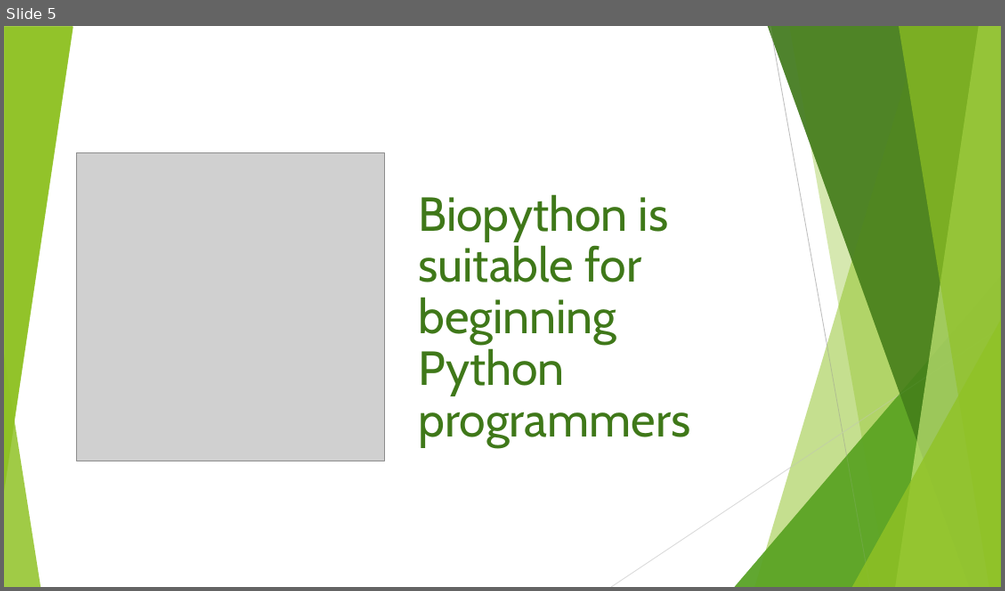
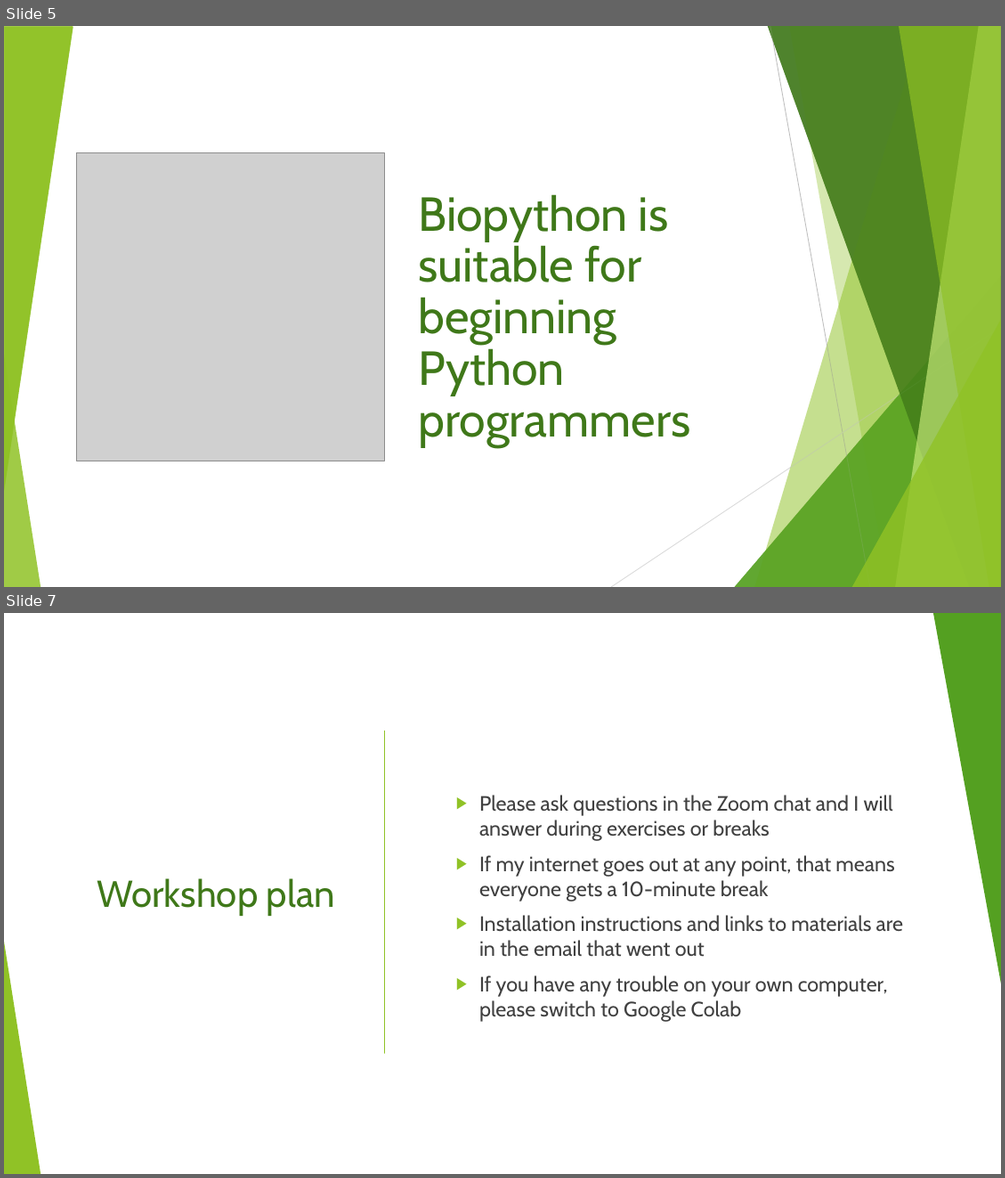
Before and after one commit to aGitHasNoName/Biopython, a slide deck: slides.pptx. Shown one above the other, each under a label of ours: slide 5 before the commit, slides 5 and 7 after it; the slides between them are not shown. The pictures are 1005x591 and 1005x1178 pixels, drawn with LibreOffice and Linux fonts; fonts in the diff are those of the drawing; grey boxes stand for pictures. Boxes give left, top, right and bottom in pixels: in the first picture for what was removed or moved away, otherwise in the second. Text is boxed around its words. In the diff, an @@ line names an element or a change of style, - is before the commit and + after.

```diff
--- a/slides.pptx
+++ b/slides.pptx
@@ slide 7 added at [4,613,1001,1174], background #FFFFFF; not listed: 8 template elements that a slide beside it also shows @@
@@ rectangle added at [4,613,1001,1174], fill #FFFFFF @@
@@ line added from (770, 613) to (870, 1174), #BFBFBF 0.75 pt @@
@@ triangle added at [933,613,1001,990], fill #54A021 @@
@@ line added from (385, 731) to (385, 1053), #90C226 1 pt @@
@@ text added at [479,795,903,1022], 20 pt, text #404040 @@
+  ▶ Please ask questions in the Zoom chat and I will answer during exercises or breaks
+  ▶ If my internet goes out at any point, that means everyone gets a 10-minute break
+  ▶ Installation instructions and links to materials are in the email that went out
+  ▶ If you have any trouble on your own computer, please switch to Google Colab
@@ title added at [97,878,335,916], 36 pt, text #3F7819 @@
+Workshop plan
@@ line added from (1001, 915) to (611, 1174), #D9D9D9 0.75 pt @@
@@ triangle added at [4,941,40,1174], fill #90C226 @@
```
Also in this commit, not shown: 5 slides changed, 2 other files.
